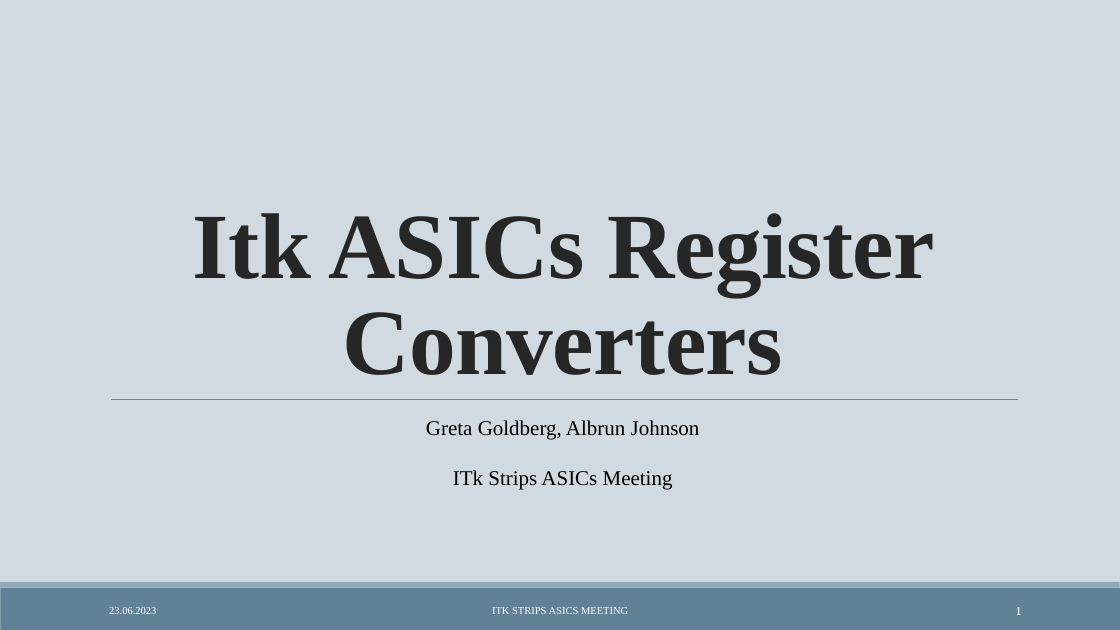
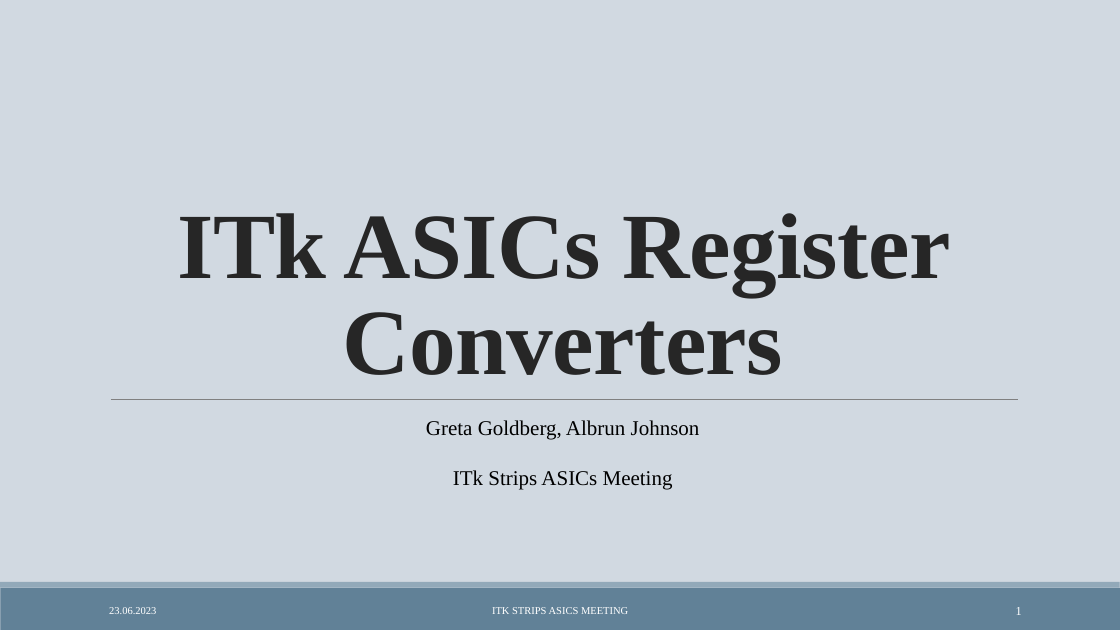
Before and after one commit to gretagoldberg/Register_Converter, a slide deck: slide 1 of itk asic presentation 23_06.pptx. Drawn at 1120x630 pixels with LibreOffice and Linux fonts; fonts in the diff are those of the drawing. Boxes give left, top, right and bottom in pixels: in the first picture for what was removed or moved away, otherwise in the second. Text is boxed around its words. In the diff, an @@ line names an element or a change of style, - is before the commit and + after.

```diff
--- a/itk asic presentation 23_06.pptx
+++ b/itk asic presentation 23_06.pptx
@@ title at [177,213,951,375]: text changed @@
-Itk ASICs Register Converters
+ITk ASICs Register Converters
```
